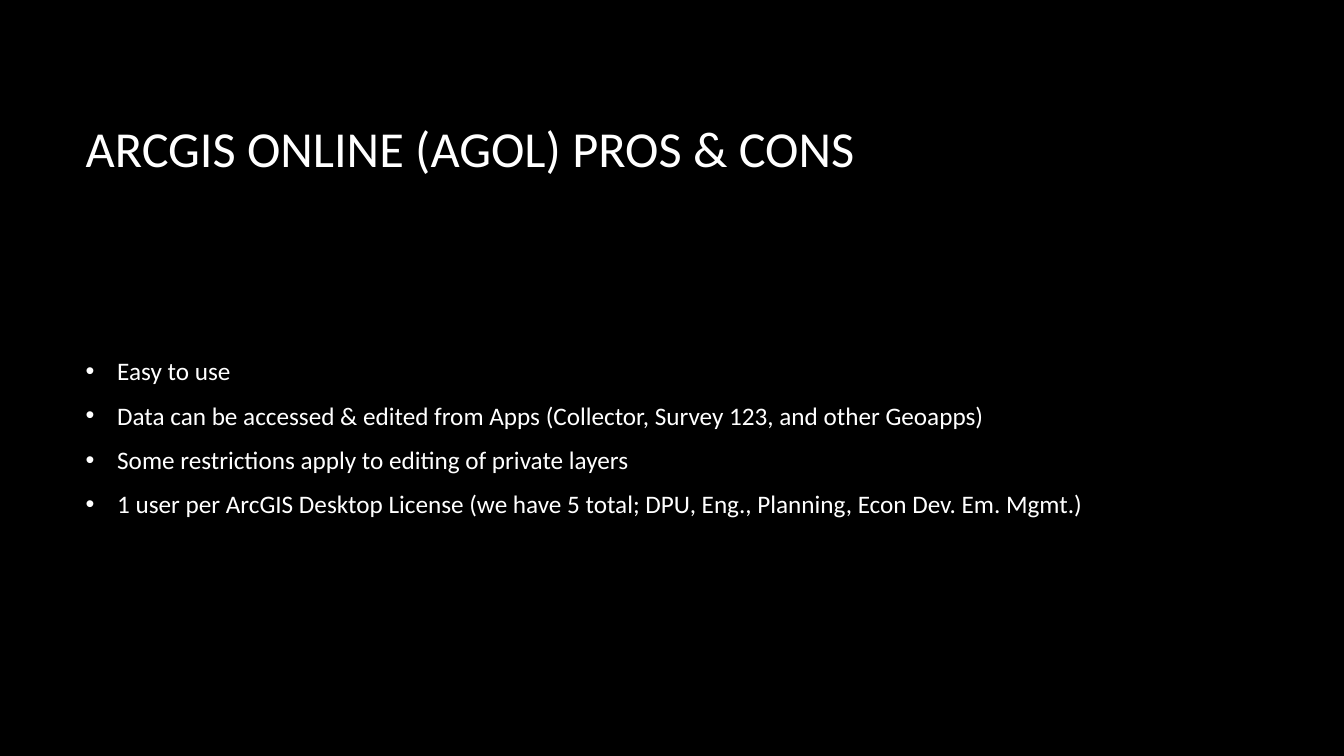
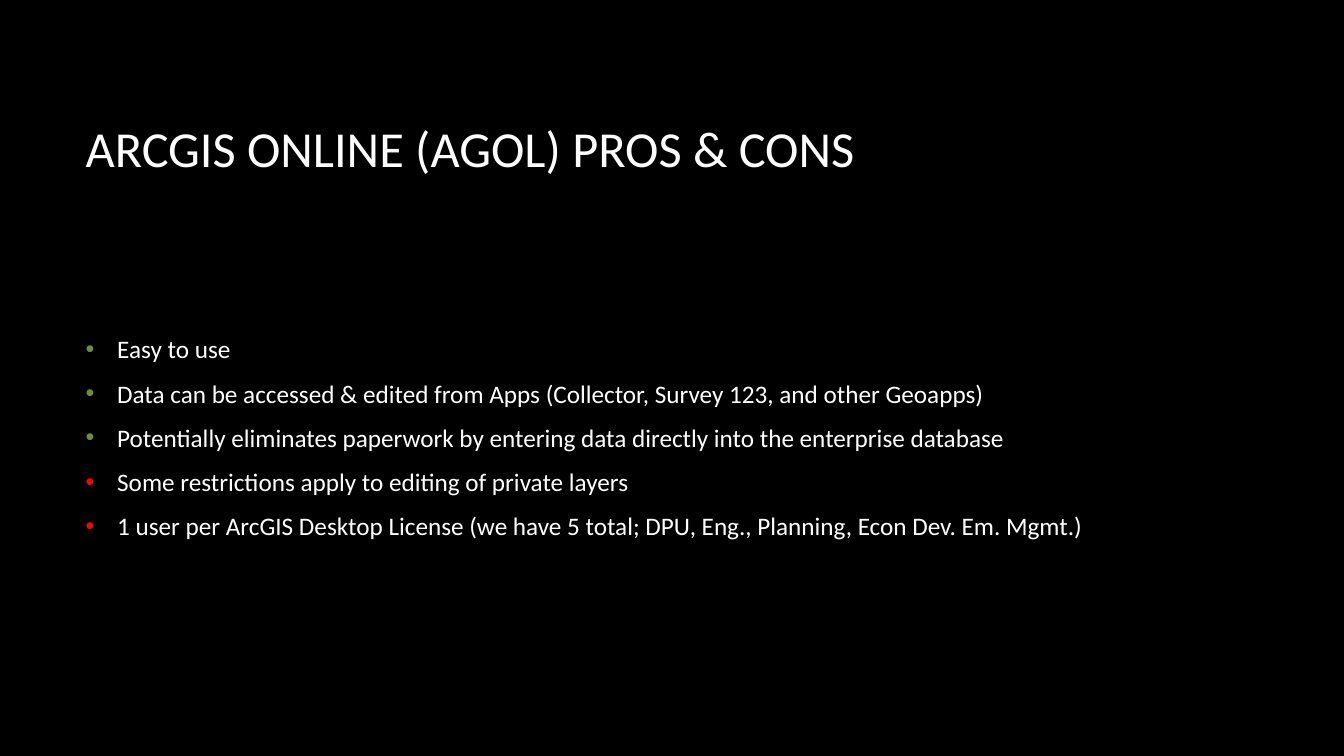
Before and after one commit to jbchurchill/current_presentations, a slide deck: slide 2 of FieldDataCollection.pptx. Drawn at 1344x756 pixels with LibreOffice and Linux fonts; fonts in the diff are those of the drawing; background and template pictures are left out. Boxes give left, top, right and bottom in pixels: in the first picture for what was removed or moved away, otherwise in the second. Text is boxed around its words. In the diff, an @@ line names an element or a change of style, - is before the commit and + after.

Commit message:
have new (unused) JPGs showing Workforce and edits to the pptx.

```diff
--- a/FieldDataCollection.pptx
+++ b/FieldDataCollection.pptx
@@ text at <box>117,341,1082,540</box>: bullet colour #FFFFFF to #6D8E37; bullet colour #FFFFFF to #FF0000 @@
@@ text at <box>117,429,1004,452</box>: paragraph added @@
+• Potentially eliminates paperwork by entering data directly into the enterprise database
```
Also in this commit, not shown: 3 slides added, 1 slide removed, 6 other files.
